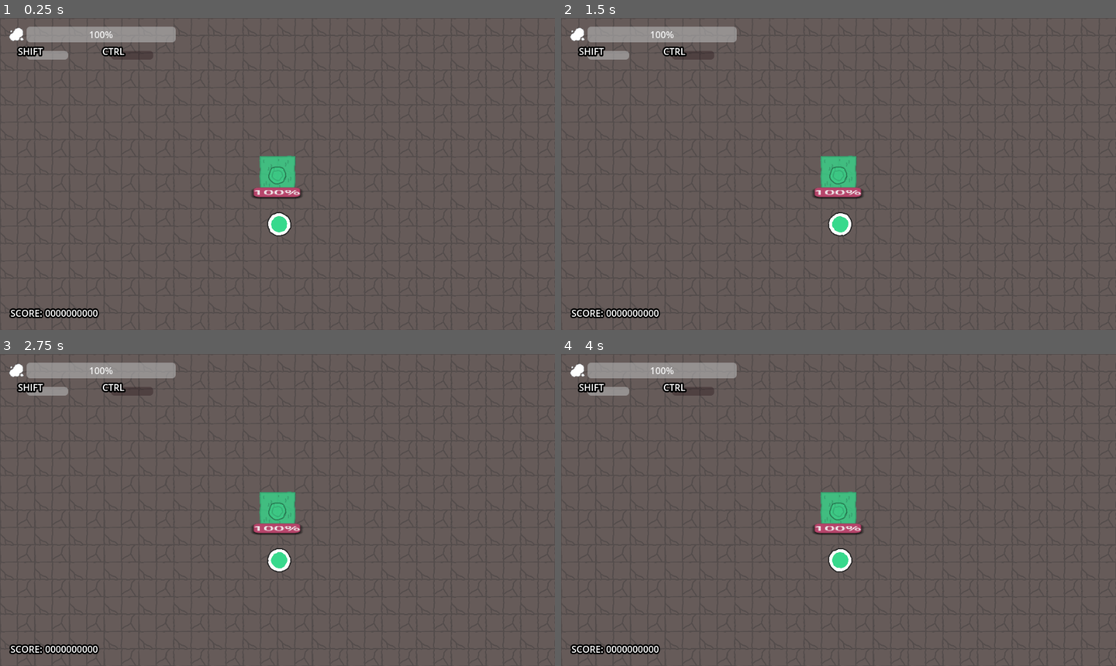
Above: before the commit, frames 1-4 (two rows, left to right).
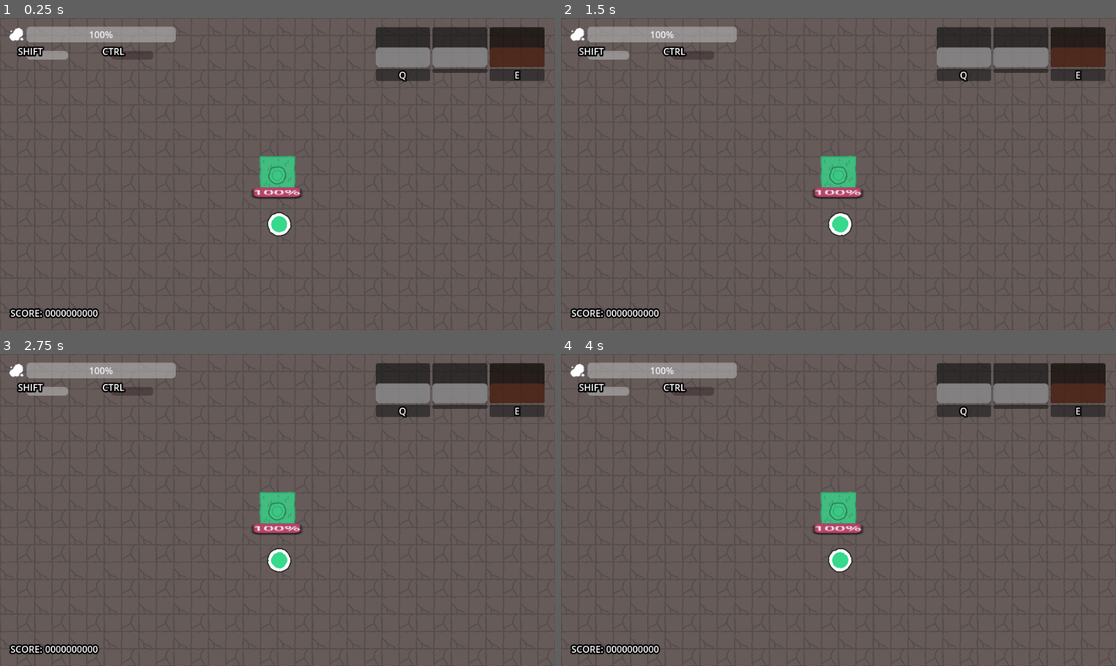
Above: after the commit, the same moments.

Repository: AndreeBurlamaqui/Gorgedot
Game: Godot game, scene res://Game/Scenes/family_defense.tscn
Two runs of this game, one before a commit and one after it. Both use one fixed random seed, a clock stepped at 60 frames per second and the inputs below.
Inputs (mouse positions are in pixels of both pictures, inside the frame that each line leads up to):
- Up to frame 1 (0.25 s): no input
- Up to frame 2 (1.5 s): tap Enter at 0.5 s; move the mouse to (960, 158) at 0.52 s; tap Space at 1.25 s; move the mouse to (727, 189) at 1.27 s
- Up to frame 3 (2.75 s): tap Enter at 2 s; move the mouse to (333, 441) at 2.02 s
- Up to frame 4 (4 s): tap Space at 2.75 s; move the mouse to (810, 572) at 2.77 s; tap Enter at 3.5 s; move the mouse to (1005, 556) at 3.52 s

The runs differ from the first frame. In frame 1, 4.7% of the frame differs, in the area x 67-99%, y 2-21%; in frame 2, 4.7%; in frame 3, 4.7%; in frame 4, 4.7%.

Commit message:
+ Stomach (inventory) system with changeable holding weapon feature

Diff:
--- a/Game/Components/GameHud.gd
+++ b/Game/Components/GameHud.gd
@@ -6,11 +6,18 @@
 @export var _score_label : Label
 @export var _game_over_screen : Control
 
+@export_group("STOMACH")
+@export var _stomach_weapons : Array[TextureRect]
+@export var _stomach_resistances : Array[ProgressBar]
+@export var _stomach_gradient : Gradient
+
 func _ready():
 	GameManager.Player.goop.on_update.connect(_on_goop_update)
 	GameManager.Player.dash.connect(_on_dash)
 	GameManager.Player.enemies_consumable_changed.connect(_on_enemies_to_consume_chaged)
 	GameManager.Player.consuming_enemy.connect(_on_enemy_consumed)
+	GameManager.Player.stomach_updated.connect(_on_stomach_update)
+
 	GameManager.score_changed.connect(_on_score_changed)
 	GameManager.game_ended.connect(_on_game_ended)
 	_on_score_changed (0)
@@ -58,3 +65,30 @@
 
 func _on_restart_click() :
 	GameManager.restart_game()
+
+func _on_stomach_update(curWeapon : WeaponBase, stomach : Array[WeaponBase]) :
+	# Middle one will be the cur weapon
+	var curSlot = _stomach_weapons[1]
+	if curWeapon == null :
+		curSlot.visible = false
+	else :
+		curSlot.visible = true
+		curSlot.texture = curWeapon.visual.texture
+
+	# Other 2 will be from stomach
+	var qWeapon = stomach[0]
+	var qSlot = _stomach_weapons[0]
+	if qWeapon == null:
+		# Hide slot
+		qSlot.visible = false
+	else :
+		qSlot.visible = true
+		qSlot.texture = qWeapon.visual.texture
+
+	var eWeapon = stomach[1]
+	var eSlot = _stomach_weapons[2]
+	if eWeapon == null:
+		eSlot.visible = false
+	else :
+		eSlot.visible = true
+		eSlot.texture = eWeapon.visual.texture
--- a/Game/Extensions/TinyExtensions.gd
+++ b/Game/Extensions/TinyExtensions.gd
@@ -91,3 +91,14 @@
 static func copy_collision_matrix(source: CollisionObject2D, target: CollisionObject2D) -> void:
 	target.collision_layer = source.collision_layer
 	target.collision_mask = source.collision_mask
+
+static func set_active(node: CanvasItem, state : bool):
+	if node == null :
+		return
+
+	if state:
+		node.process_mode = Node.PROCESS_MODE_INHERIT
+		node.show()
+	else :
+		node.process_mode = Node.PROCESS_MODE_DISABLED
+		node.hide()
--- a/Game/Scenes/game_hud.tscn
+++ b/Game/Scenes/game_hud.tscn
@@ -1,17 +1,24 @@
-[gd_scene load_steps=5 format=3 uid="uid://bq6ya0ht6vguf"]
+[gd_scene load_steps=6 format=3 uid="uid://bq6ya0ht6vguf"]
 
 [ext_resource type="Texture2D" uid="uid://ctf2al4jbvqoa" path="res://Art/Items/weapon_axe_large.png" id="1_cgqpb"]
 [ext_resource type="Script" path="res://Game/Components/GameHud.gd" id="1_jjgy7"]
 [ext_resource type="Texture2D" uid="uid://3qilrmp2quel" path="res://Art/Environment/puddle.png" id="2_o0w58"]
 [ext_resource type="Theme" uid="uid://dic0hjorgbpq2" path="res://Art/UI/ui_theme.tres" id="3_75agm"]
 
-[node name="Game HUD" type="CanvasLayer" node_paths=PackedStringArray("_goop_bar", "_dash_bar", "_consume_bar", "_score_label", "_game_over_screen")]
+[sub_resource type="Gradient" id="Gradient_6c77x"]
+offsets = PackedFloat32Array(0.745098, 1)
+colors = PackedColorArray(1, 1, 1, 1, 0.903823, 0.300844, 0.114355, 1)
+
+[node name="Game HUD" type="CanvasLayer" node_paths=PackedStringArray("_goop_bar", "_dash_bar", "_consume_bar", "_score_label", "_game_over_screen", "_stomach_weapons", "_stomach_resistances")]
 script = ExtResource("1_jjgy7")
 _goop_bar = NodePath("Goop/VBoxContainer/Goop bar/ProgressBar")
 _dash_bar = NodePath("Goop/VBoxContainer/HBoxContainer2/Dash Bar/ProgressBar")
 _consume_bar = NodePath("Goop/VBoxContainer/HBoxContainer2/Consume Bar/ProgressBar")
 _score_label = NodePath("Score/HBoxContainer/Label2")
 _game_over_screen = NodePath("Game Over")
+_stomach_weapons = [NodePath("Stomach/HBoxContainer/Panel3/TextureRect"), NodePath("Stomach/HBoxContainer/Panel4/TextureRect"), NodePath("Stomach/HBoxContainer/Panel5/TextureRect")]
+_stomach_resistances = [NodePath("Stomach/HBoxContainer/Panel3/ProgressBar3"), NodePath("Stomach/HBoxContainer/Panel4/ProgressBar2"), NodePath("Stomach/HBoxContainer/Panel5/ProgressBar")]
+_stomach_gradient = SubResource("Gradient_6c77x")
 metadata/_edit_horizontal_guides_ = [15.0, 525.0]
 metadata/_edit_vertical_guides_ = [945.0, 15.0, 481.0]
 
@@ -109,7 +116,6 @@
 uppercase = true
 
 [node name="Stomach" type="Control" parent="."]
-visible = false
 layout_mode = 3
 anchors_preset = 1
 anchor_left = 1.0
@@ -225,6 +231,18 @@
 [node name="Panel3" type="Panel" parent="Stomach/HBoxContainer"]
 layout_mode = 2
 size_flags_horizontal = 3
+
+[node name="ProgressBar3" type="ProgressBar" parent="Stomach/HBoxContainer/Panel3"]
+layout_mode = 1
+anchors_preset = 15
+anchor_right = 1.0
+anchor_bottom = 1.0
+grow_horizontal = 2
+grow_vertical = 2
+step = 0.1
+value = 45.4
+fill_mode = 3
+show_percentage = false
 
 [node name="TextureRect" type="TextureRect" parent="Stomach/HBoxContainer/Panel3"]
 layout_mode = 1
@@ -244,6 +262,18 @@
 layout_mode = 2
 size_flags_horizontal = 3
 
+[node name="ProgressBar2" type="ProgressBar" parent="Stomach/HBoxContainer/Panel4"]
+layout_mode = 1
+anchors_preset = 15
+anchor_right = 1.0
+anchor_bottom = 1.0
+grow_horizontal = 2
+grow_vertical = 2
+step = 0.1
+value = 45.4
+fill_mode = 3
+show_percentage = false
+
 [node name="TextureRect" type="TextureRect" parent="Stomach/HBoxContainer/Panel4"]
 layout_mode = 1
 anchors_preset = 15
@@ -258,8 +288,21 @@
 stretch_mode = 5
 
 [node name="Panel5" type="Panel" parent="Stomach/HBoxContainer"]
-layout_mode = 2
-size_flags_horizontal = 3
+modulate = Color(0.541176, 0.235294, 0.137255, 1)
+layout_mode = 2
+size_flags_horizontal = 3
+
+[node name="ProgressBar" type="ProgressBar" parent="Stomach/HBoxContainer/Panel5"]
+layout_mode = 1
+anchors_preset = 15
+anchor_right = 1.0
+anchor_bottom = 1.0
+grow_horizontal = 2
+grow_vertical = 2
+step = 0.1
+value = 45.4
+fill_mode = 3
+show_percentage = false
 
 [node name="TextureRect" type="TextureRect" parent="Stomach/HBoxContainer/Panel5"]
 layout_mode = 1
@@ -306,6 +349,7 @@
 text = "88888"
 
 [node name="Game Over" type="Control" parent="."]
+visible = false
 layout_mode = 3
 anchors_preset = 15
 anchor_right = 1.0
--- a/Game/Units/Player/PlayerController.gd
+++ b/Game/Units/Player/PlayerController.gd
@@ -39,6 +39,10 @@
 var _last_motion := Vector2.RIGHT
 var _last_aim := Vector2.ZERO
 
+# STOMACH
+var stomach : Array[WeaponBase] = [null, null]
+signal stomach_updated(curWeapon : WeaponBase, stomach : Array[WeaponBase])
+
 func _enter_tree():
 	GameManager.Player = self
 	# Should hit enemy (6) and damageables (2)
@@ -50,6 +54,9 @@
 		[7 , false],
 	]
 
+func _ready():
+	stomach_updated.emit(currentWeapon, stomach)
+
 func _physics_process(delta: float) -> void:
 	if mainActionInput.is_pressed :
 		if currentWeapon == null :
@@ -97,9 +104,45 @@
 	_last_aim = get_global_mouse_position()
 	return _last_aim
 
+func on_weapon_pick(newWeapon : WeaponBase):
+	# Check if has already in hand
+	# Can't be the same weapon because we might just want to update col matrix
+	if newWeapon != currentWeapon and currentWeapon != null:
+		# If so, it should go to an empty slot in the inventory
+		for slot in stomach.size():
+			if stomach[slot] == null:
+				print("[STOMACH] Free slot on pickup ", slot)
+				stomach[slot] = newWeapon
+				TinyUtils.set_active(newWeapon, false)
+				stomach_updated.emit(currentWeapon, stomach)
+				return
+
+		# If no empty slot, drop it
+		print("[STOMACH] No empty slot, dropping back")
+		newWeapon.Drop(self, global_position, global_rotation)
+		return
+
+	# Empty handed, go as usual
+	super.on_weapon_pick(newWeapon)
+	stomach_updated.emit(newWeapon, stomach)
+
+func can_pickup_weapon(possibleWeapon : WeaponBase) -> bool:
+	if possibleWeapon.unitOwner != null:
+		return false # No need to check anything else if already has an owner
+
+	# Check if has any free slot
+	for slot in stomach.size():
+		var weapon = stomach[slot]
+		if weapon == null:
+			print("[STOMACH] Free slot to pickup on ", slot)
+			return true
+
+	return super.can_pickup_weapon(possibleWeapon)
+
 # SIGNALS
 func _on_drop_action_on_input_press():
 	TryDropAction()
+	stomach_updated.emit(currentWeapon, stomach)
 
 func _on_health_hit(attacker, health : Health):
 	TinyUtils.set_time_scale(0.05, 1.15)
@@ -206,3 +249,27 @@
 			return false
 
 	return true
+
+func _on_change_e_on_input_press():
+	# Change current to first weapon
+	var slotWeapon = stomach[0]
+	if slotWeapon == null:
+		return # No weapon to change
+	TinyUtils.set_active(currentWeapon, false)
+	TinyUtils.set_active(slotWeapon, true)
+	stomach[0] = currentWeapon
+	currentWeapon = slotWeapon
+	on_weapon_pick(currentWeapon)
+	stomach_updated.emit(currentWeapon, stomach)
+
+func _on_change_q_on_input_press():
+	# Change current to second weapon
+	var slotWeapon = stomach[1]
+	if slotWeapon == null:
+		return # No weapon to change
+	TinyUtils.set_active(currentWeapon, false)
+	TinyUtils.set_active(slotWeapon, true)
+	stomach[1] = currentWeapon
+	currentWeapon = slotWeapon
+	on_weapon_pick(currentWeapon)
+	stomach_updated.emit(currentWeapon, stomach)
--- a/Game/Units/Player/unit_player.tscn
+++ b/Game/Units/Player/unit_player.tscn
@@ -87,6 +87,14 @@
 script = ExtResource("3_qq5cb")
 action_name = "consume_action"
 
+[node name="Change E" type="Node" parent="Inputs" index="8"]
+script = ExtResource("3_qq5cb")
+action_name = "left_change_stomach"
+
+[node name="Change Q" type="Node" parent="Inputs" index="9"]
+script = ExtResource("3_qq5cb")
+action_name = "right_change_stomach"
+
 [node name="GoopController" type="Node2D" parent="." index="5" node_paths=PackedStringArray("health", "goop_weapon")]
 script = ExtResource("5_ibuwr")
 health = NodePath("../Hurtbox")
@@ -124,5 +132,7 @@
 [connection signal="OnInputPress" from="Inputs/Drop Action" to="." method="_on_drop_action_on_input_press"]
 [connection signal="OnInputPress" from="Inputs/Dash Action" to="." method="_on_dash_action_on_input_press"]
 [connection signal="OnInputPress" from="Inputs/Consume Action" to="." method="_on_consume_action_on_input_press"]
+[connection signal="OnInputPress" from="Inputs/Change E" to="." method="_on_change_e_on_input_press"]
+[connection signal="OnInputPress" from="Inputs/Change Q" to="." method="_on_change_q_on_input_press"]
 
 [editable path="GoopController/Ranged Weapon"]
--- a/Game/Units/UnitController.gd
+++ b/Game/Units/UnitController.gd
@@ -107,6 +107,8 @@
 	canMove = true
 
 func on_weapon_pick(newWeapon : WeaponBase):
+	currentWeapon = newWeapon
+
 	# Setup hands
 	for hand in newWeapon.handSprites:
 		var handSprite = handsVisual
@@ -118,3 +120,8 @@
 		if child is Hitbox:
 			for dmgCol in damage_matrix:
 				child.set_collision_mask_value(dmgCol[0], dmgCol[1])
+
+	newWeapon.on_finish_pickup()
+
+func can_pickup_weapon(possibleWeapon : WeaponBase) -> bool:
+	return possibleWeapon.unitOwner == null and currentWeapon == null
--- a/Game/Units/Weapons/WeaponBase.gd
+++ b/Game/Units/Weapons/WeaponBase.gd
@@ -6,6 +6,7 @@
 @export var pickupArea : Area2D
 @export var dropRaycast : RayCast2D
 @export var animator : AnimationPlayer
+@export var visual : Sprite2D
 
 @export_group("VALUES")
 @export var dropForce = 500.0;
@@ -39,11 +40,10 @@
 	pass
 
 func TryPickup(user : UnitController):
-	if unitOwner != null || user.currentWeapon != null:
+	if not user.can_pickup_weapon(self):
 		return
 
 	unitOwner = user
-	unitOwner.currentWeapon = self
 	SetPickable(false)
 	self.get_parent().remove_child(self)
 	unitOwner.add_child(self)
@@ -54,6 +54,7 @@
 
 	user.on_weapon_pick(self)
 
+func on_finish_pickup():
 	# Finish animations
 	PlayAnimation(onPickAnimation)
 	Reset()
--- a/Game/Units/Weapons/weapon_base.tscn
+++ b/Game/Units/Weapons/weapon_base.tscn
@@ -129,7 +129,7 @@
 [sub_resource type="RectangleShape2D" id="RectangleShape2D_hb1hd"]
 size = Vector2(50, 122)
 
-[node name="Weapon" type="Node2D" node_paths=PackedStringArray("weaponHolder", "cooldownTimer", "pickupArea", "dropRaycast", "animator", "handSprites")]
+[node name="Weapon" type="Node2D" node_paths=PackedStringArray("weaponHolder", "cooldownTimer", "pickupArea", "dropRaycast", "animator", "visual", "handSprites")]
 scale = Vector2(0.5, 0.5)
 script = ExtResource("1_i71gw")
 weaponHolder = NodePath("Weapon")
@@ -137,6 +137,7 @@
 pickupArea = NodePath("Weapon/PickArea")
 dropRaycast = NodePath("DropRaycast")
 animator = NodePath("AnimationPlayer")
+visual = NodePath("Weapon/Visual")
 onPickAnimation = "pickup_animation"
 onDropAnimation = "drop_animation"
 handSprites = [NodePath("Weapon/Visual/Left Hand"), NodePath("Weapon/Visual/Right Hand")]
--- a/project.godot
+++ b/project.godot
@@ -74,6 +74,16 @@
 "events": [Object(InputEventKey,"resource_local_to_scene":false,"resource_name":"","device":-1,"window_id":0,"alt_press …(182 unchanged characters)…
 ]
 }
+left_change_stomach={
+"deadzone": 0.5,
+"events": [Object(InputEventKey,"resource_local_to_scene":false,"resource_name":"","device":-1,"window_id":0,"alt_pressed":false,"shift_pressed":false,"ctrl_pressed":false,"meta_pressed":false,"pressed":false,"keycode":81,"physical_keycode":0,"key_label":0,"unicode":113,"echo":false,"script":null)
+]
+}
+right_change_stomach={
+"deadzone": 0.5,
+"events": [Object(InputEventKey,"resource_local_to_scene":false,"resource_name":"","device":-1,"window_id":0,"alt_pressed":false,"shift_pressed":false,"ctrl_pressed":false,"meta_pressed":false,"pressed":false,"keycode":69,"physical_keycode":0,"key_label":0,"unicode":101,"echo":false,"script":null)
+]
+}
 
 [input_devices]
 
